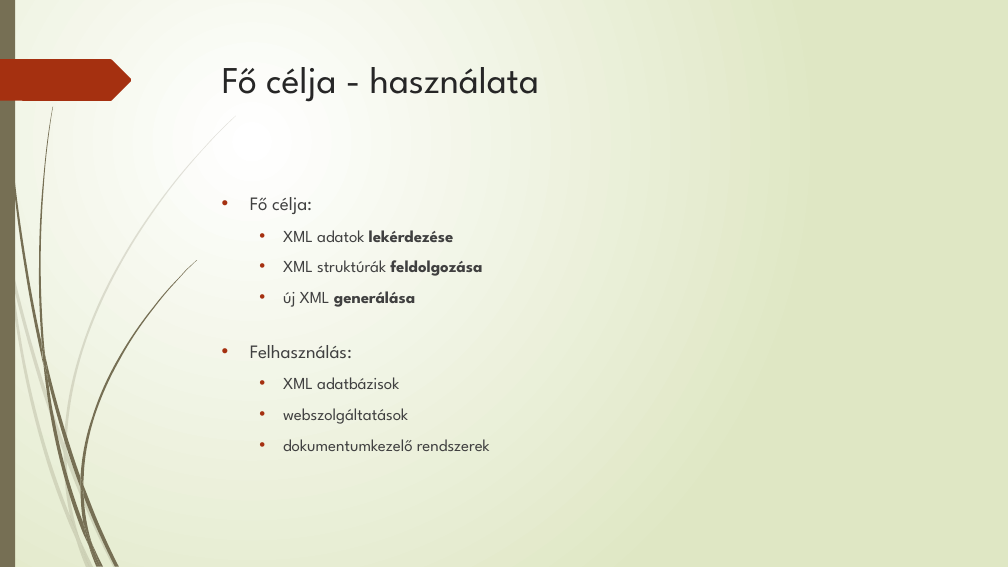
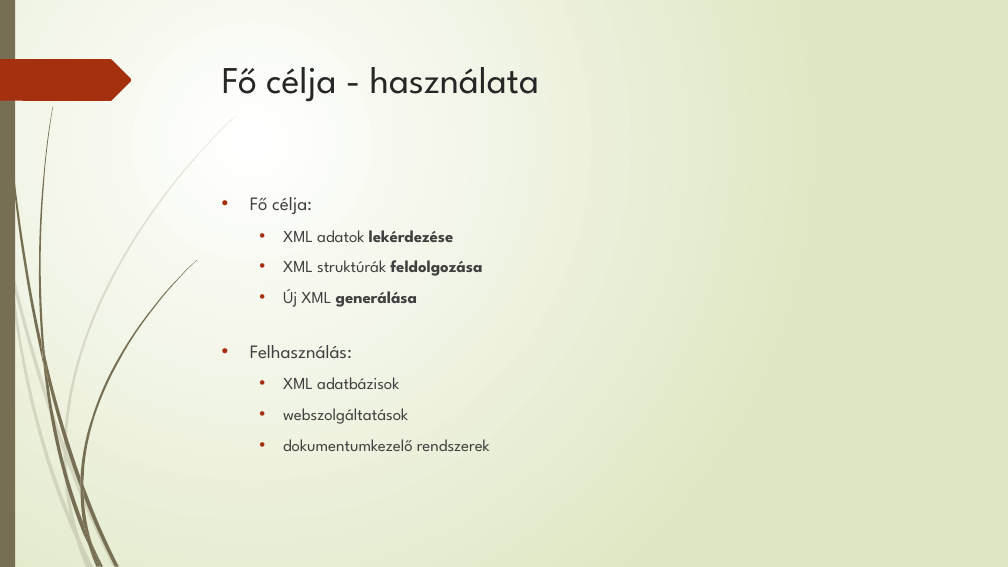
Before and after one commit to szaloczy/Y4O4X0_MDBPract, a slide deck: slide 3 of Y4O4X0_0318/Xquery.pptx. Drawn at 1008x567 pixels with LibreOffice and Linux fonts; fonts in the diff are those of the drawing. Boxes give left, top, right and bottom in pixels: in the first picture for what was removed or moved away, otherwise in the second. Text is boxed around its words. In the diff, an @@ line names an element or a change of style, - is before the commit and + after.

```diff
--- a/Y4O4X0_0318/Xquery.pptx
+++ b/Y4O4X0_0318/Xquery.pptx
@@ text at (283, 289, 417, 307): text changed @@
-  • új XML generálása
+  • Új XML generálása
```
Also in this commit, not shown: 1 other slide changed, 5 slides added, 2 other files.
